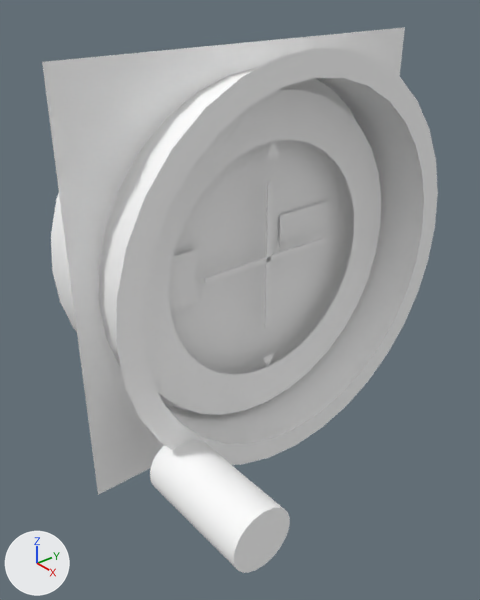
The Blender file dev/blender/instruments/vor1.blend as it was, and as the next commit left it.
Before and after are seen from a 50 mm camera at (-0.2906, -0.1232, 0.1545) aimed at (-0.3783, -0.051, 0.0959). Every picture has the same lights, and +X, +Y and +Z are marked at lower left. The older version comes first.

In view in the first picture: 'Case', 'FR', 'Face', 'Front', 'GS_in_range', 'GS_out_of_range', 'GlideslopeNeedle', 'LocalizerNeedle', 'Ring', 'disk'.
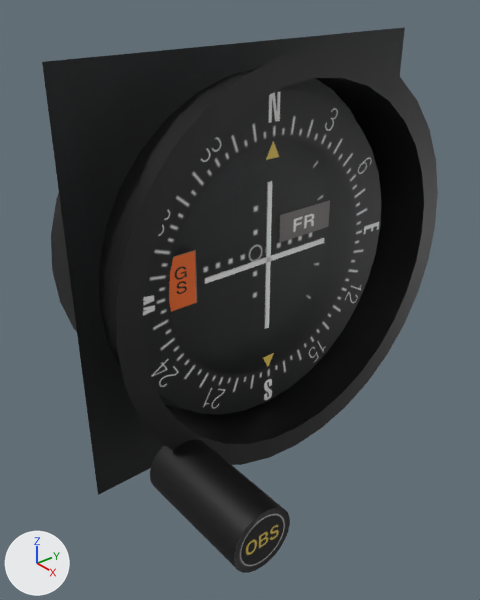
Location of each change, (x1, y1, x2, y2) in pixels of the pictures (480 x 600 px):
'Face', surface changed (white to black): (42, 27, 405, 495) in both
'Case', surface changed (white to black): (51, 47, 438, 465) in both
'Ring', surface changed (white to black): (143, 90, 381, 415) in both
'disk', surface changed (white to black): (150, 440, 290, 573) in both
'GS_out_of_range', surface changed (white to brown): (169, 250, 197, 312) in both
'FR', surface changed (white to grey): (279, 200, 330, 243) in both
'LocalizerNeedle', surface changed: (264, 181, 272, 329) in both
'GlideslopeNeedle', surface changed: (204, 238, 324, 284) in both
'Front', surface changed: (263, 141, 280, 367) in both
'GS_in_range', surface changed: (196, 249, 200, 302) in both

The edits, one by one:
Picture 'Image' (img_image) is new.
In material 'face' (mat_face), base_color is no longer (1.0, 1.0, 1.0), white #ffffff.
Material 'face' (mat_face) is now built by principled_material('face') instead of diffuse_material('face').
In material 'face' (mat_face), texture is now set to img_image.
In material 'knob' (mat_knob), base_color is no longer (1.0, 1.0, 1.0), white #ffffff.
Material 'knob' (mat_knob) is now built by principled_material('knob') instead of diffuse_material('knob').
In material 'knob' (mat_knob), texture is now set to img_image.
In material 'Material.001' (mat_material_001), base_color is no longer (1.0, 1.0, 1.0), white #ffffff.
Material 'Material.001' (mat_material_001) is now built by principled_material('Material.001') instead of diffuse_material('Material.001').
In material 'Material.001' (mat_material_001), texture is now set to img_image.
